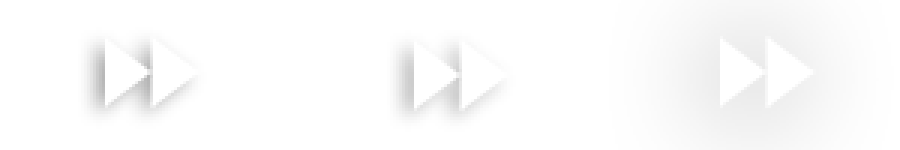
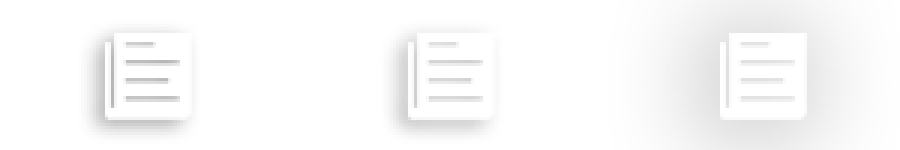
Two versions of the same layered image (900x150). Layer-by-layer changes:
added layer "图层 3" above "图层 2" over [720, 33, 807, 120]
added layer "图层 2" above "图层 1" over [105, 33, 192, 120]
added layer "图层 1" above "media-skip-forward" over [408, 33, 495, 120]
hid "media-skip-forward" (1st of 3) over [105, 36, 201, 108]
hid "media-skip-forward" (2nd of 3) over [720, 36, 816, 108]
hid "media-skip-forward" (3rd of 3) over [414, 39, 510, 111]
